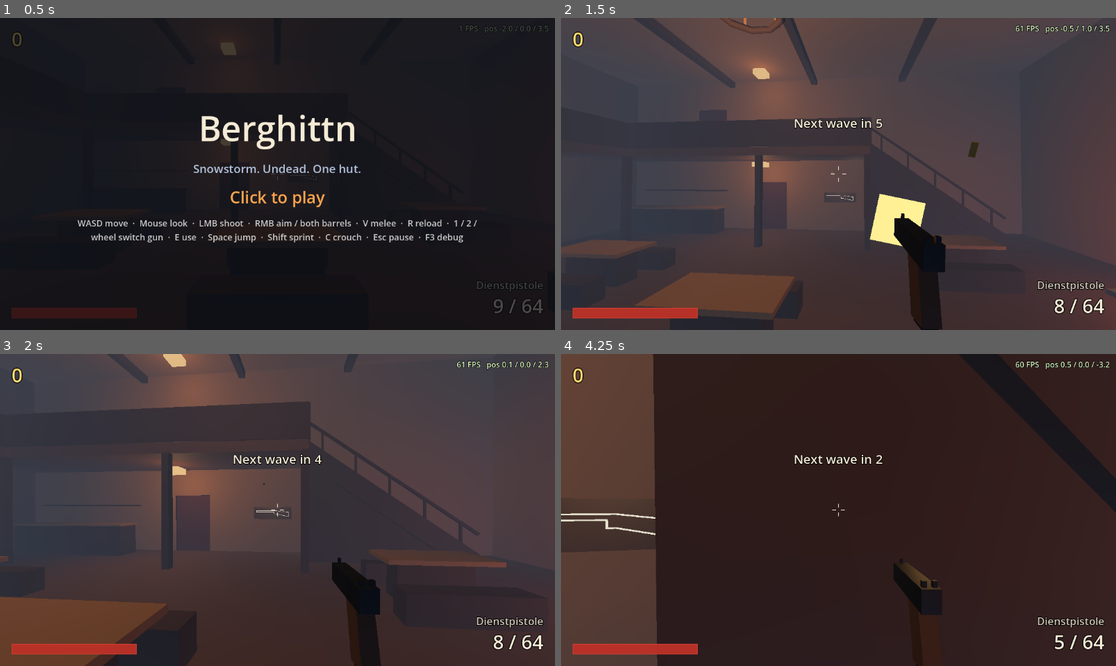
Above: before the commit, frames 1-4 (two rows, left to right).
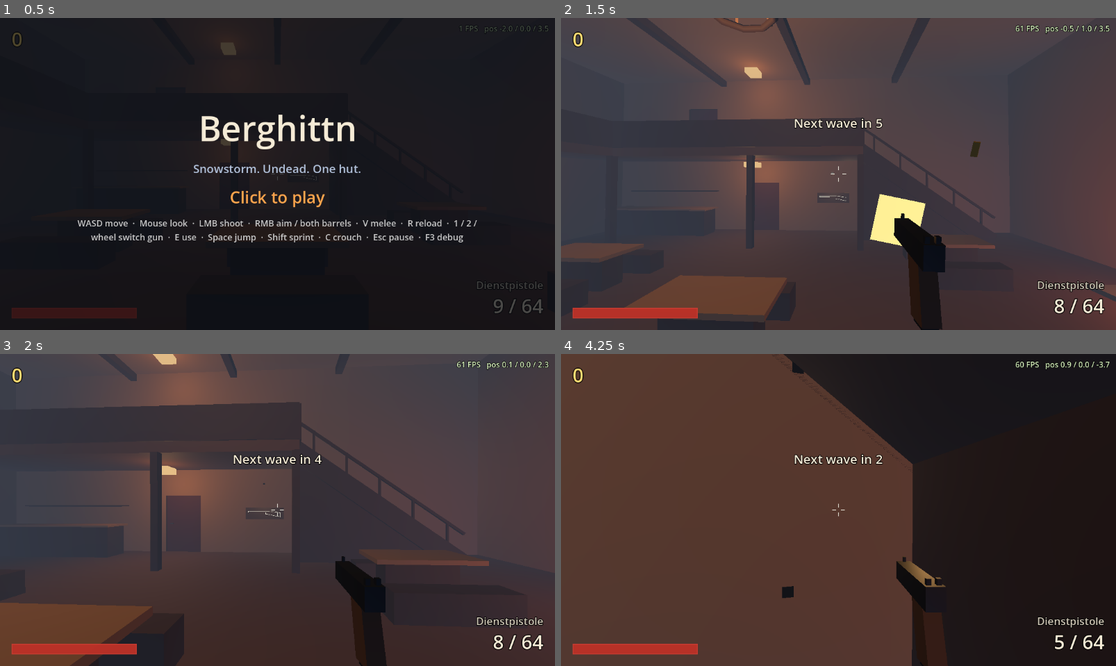
Above: after the commit, the same moments.

Repository: WiesnSims/Berghittn
Game: Godot game, scene res://scenes/main.tscn
The game is run twice, just before and just after one commit, with the same random seed, the same clock (stepped at 60 frames per second) and the same inputs.
Inputs (mouse positions are in pixels of both pictures, inside the frame that each line leads up to):
- Up to frame 1 (0.5 s): no input
- Up to frame 2 (1.5 s): tap Enter at 0.5 s; hold D (move_right) 0.53-1.28 s; hold Right mouse button (secondary) 0.53-1.28 s; click (838, 174) at 0.67 s; tap Space (jump) at 0.77 s; tap Shift (sprint) at 0.8, 1.35 s; move the mouse to (810, 174) at 1.27 s; hold W (move_forward) from 1.28 s (still down); click (810, 174) at 1.42 s
- Up to frame 3 (2 s): keep holding W (move_forward); tap Space (jump) at 1.52 s; right-click (249, 510) at 1.55 s
- Up to frame 4 (4.25 s): keep holding W (move_forward); move the mouse to (849, 503) at 2.02 s; hold C (crouch) 2.03-2.78 s; click (849, 503) at 2.17 s; tap Shift (sprint) at 2.3, 3.8 s; move the mouse to (832, 516) at 2.77 s; click (832, 516) at 2.85 s; tap Space (jump) at 3.02, 3.77 s; right-click (832, 516) at 3.05 s; move the mouse to (877, 513) at 3.52 s; hold E (interact) from 3.53 s (still down); click (877, 513) at 3.67 s

Frame 1 is identical in both runs. In frame 2, 5.1% of the frame differs, in the area x 0-100%, y 0-100%; in frame 3, 6.8%; in frame 4, 49%.

Commit message:
Play-test: calmer weapon bob, ADS sensitivity and smaller aimed flash
- Bob follows a walking cadence (0.95 Hz at walk speed, rising with the
  square root of speed) instead of 0.9 cycles per metre, so sprinting
  bobs a little faster rather than frantically.
- Aiming multiplies mouse sensitivity by 0.6 on top of the zoom scaling
  (Settings.aim_sensitivity, for the M6 settings menu).
- Aimed, the muzzle flash shrinks to 35 % and its light halves.

Closes #15
Closes #16
Closes #17

Co-Authored-By: Claude Opus 5.5 <noreply@anthropic.com>

Diff:
--- a/scripts/autoload/settings.gd
+++ b/scripts/autoload/settings.gd
@@ -6,6 +6,8 @@
 const STRING_TABLES: Array[String] = ["res://data/strings_en.tres", "res://data/strings_de.tres"]
 
 var mouse_sensitivity: float = Constants.DEFAULT_MOUSE_SENSITIVITY
+## Share of the sensitivity left while aiming down the sights or through the scope.
+var aim_sensitivity: float = Constants.DEFAULT_AIM_SENSITIVITY
 
 
 func _ready() -> void:
--- a/scripts/constants.gd
+++ b/scripts/constants.gd
@@ -105,6 +105,13 @@
 const SCOPE_SHOW_AT: float = 0.95
 const SCOPE_SWAY_DEGREES: float = 0.35
 const SCOPE_SWAY_SPEED: float = 0.35
+# Aiming (any aimed secondary) multiplies the mouse sensitivity by this, on top of the zoom scaling
+# (play-test #17). Becomes a player setting with the M6 settings menu.
+const DEFAULT_AIM_SENSITIVITY: float = 0.6
+# Fully aimed, the muzzle flash shrinks to this size and its light to this share, so it does not
+# cover the target in front of the sights (play-test #16).
+const AIM_FLASH_SCALE: float = 0.35
+const AIM_FLASH_LIGHT: float = 0.5
 
 # Weapon feedback.
 const MUZZLE_FLASH_TIME: float = 0.07
--- a/scripts/player/player.gd
+++ b/scripts/player/player.gd
@@ -86,8 +86,10 @@
 
 func _look(relative: Vector2) -> void:
 	# Yaw turns the body so movement follows the view; pitch only tilts the head.
-	# Zoomed in, the same mouse movement turns the view less, so the aim stays as steady on screen.
-	var sensitivity: float = Settings.mouse_sensitivity * tan(deg_to_rad(_camera.fov) * 0.5) / tan(deg_to_rad(_base_fov) * 0.5)
+	# Zoomed in, the same mouse movement turns the view less, so the aim stays as steady on screen;
+	# aiming slows it further for fine adjustments.
+	var aim: float = weapons.aim_eased() if weapons.weapon else 0.0
+	var sensitivity: float = Settings.mouse_sensitivity * lerpf(1.0, Settings.aim_sensitivity, aim) 			* tan(deg_to_rad(_camera.fov) * 0.5) / tan(deg_to_rad(_base_fov) * 0.5)
 	rotate_y(-relative.x * sensitivity)
 	_head.rotation.x = clampf(_head.rotation.x - relative.y * sensitivity, -_max_pitch, _max_pitch)
 
--- a/scripts/weapons/viewmodel.gd
+++ b/scripts/weapons/viewmodel.gd
@@ -44,6 +44,7 @@
 # Moving parts (slide, bolt, barrels) animate on their own tween, alongside the kick.
 var _parts_tween: Tween
 var _flash_left: float = 0.0
+var _aim: float = 0.0
 # Pooled casings, flown by hand: a physics body per shot would be wasted on something gone in half a second.
 var _casings: Array[MeshInstance3D] = []
 var _casing_velocity: Array[Vector3] = []
@@ -80,7 +81,7 @@
 		_flash_left -= delta
 		_flash.visible = _flash_left > 0.0
 		# The light dies out instead of switching off, so the room visibly flickers with each shot.
-		_flash_light.light_energy = _flash_energy * clampf(_flash_left / Constants.MUZZLE_FLASH_TIME, 0.0, 1.0)
+		_flash_light.light_energy = _flash_energy * lerpf(1.0, Constants.AIM_FLASH_LIGHT, _aim) 				* clampf(_flash_left / Constants.MUZZLE_FLASH_TIME, 0.0, 1.0)
 	for i: int in _casings.size():
 		if _casing_left[i] <= 0.0:
 			continue
@@ -104,13 +105,16 @@
 ## Aim pose blend (0 hip, 1 aimed), set every frame by the WeaponHolder.
 func set_aim(amount: float) -> void:
 	position = aim_offset * amount
+	_aim = amount
 
 
 func _flash_and_kick(strength: float = 1.0) -> void:
 	_flash_left = Constants.MUZZLE_FLASH_TIME
 	_flash.visible = true
 	_flash.rotation.z = randf() * TAU
-	_flash_light.light_energy = _flash_energy
+	# Aimed, the flash sits right in front of the sights: keep it small there.
+	_flash.scale = Vector3.ONE * lerpf(1.0, Constants.AIM_FLASH_SCALE, _aim)
+	_flash_light.light_energy = _flash_energy * lerpf(1.0, Constants.AIM_FLASH_LIGHT, _aim)
 	_restart_tween()
 	var kicked: Transform3D = _rest.translated_local(Vector3(0, 0, kick_distance * strength)).rotated_local(Vector3.RIGHT, deg_to_rad(kick_angle * strength))
 	_model.transform = kicked
--- a/scripts/weapons/weapon_motion.gd
+++ b/scripts/weapons/weapon_motion.gd
@@ -8,10 +8,12 @@
 ## Point the turns happen around (camera space): about where the hand holds the guns. Turning around the
 ## camera instead would swing the gun out of view.
 @export var pivot: Vector3 = Vector3(0.15, -0.16, -0.4)
-## Bob: metres sideways and up at walking speed, and bob cycles per metre walked.
+## Bob: metres sideways and up at walking speed, and bob cycles per second at walking speed (one cycle is
+## two steps). Faster movement raises the cadence only with the square root of the speed, like real
+## strides that get longer rather than quicker, so a sprint bobs a little faster, not frantically.
 @export var bob_side: float = 0.012
 @export var bob_up: float = 0.009
-@export var bob_per_metre: float = 0.9
+@export var bob_frequency: float = 0.95
 ## How fast the bob fades in when starting to walk and out when stopping (per second).
 @export var bob_blend_speed: float = 6.0
 ## Sprint pose: where the gun goes (metres) and how it turns (degrees: pitch down, yaw in, roll).
@@ -66,7 +68,7 @@
 
 	var walk_share: float = flat_speed / Constants.PLAYER_WALK_SPEED if on_floor else 0.0
 	_bob_amount = move_toward(_bob_amount, minf(walk_share, 1.6), bob_blend_speed * delta)
-	_bob_phase = fmod(_bob_phase + flat_speed * bob_per_metre * TAU * delta, TAU)
+	_bob_phase = fmod(_bob_phase + sqrt(walk_share) * bob_frequency * TAU * delta, TAU)
 	var sprint_blend: float = 1.0 / Constants.SPRINT_TO_FIRE_TIME
 	_sprint = move_toward(_sprint, 1.0 if _player.is_sprinting() else 0.0, sprint_blend * delta)
 
Not shown, changed: GAME_DESIGN.md
